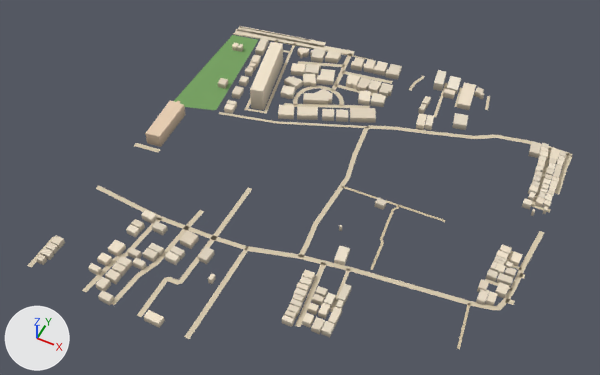
One commit to the glTF model public/assets/bengaluru-region-v1/tiles/t31_-6-l0.glb: the scene before it, then after it.
One viewpoint serves both versions: a camera (50 mm lens) standing at (16020.0, -3359.0, 751.0) and looking at (15723.0, -2767.0, 10.0). Arrows for +X, +Y and +Z are at lower left; the lights stay in place. The first picture is the older version.

The first picture shows 'building', 'ground'.
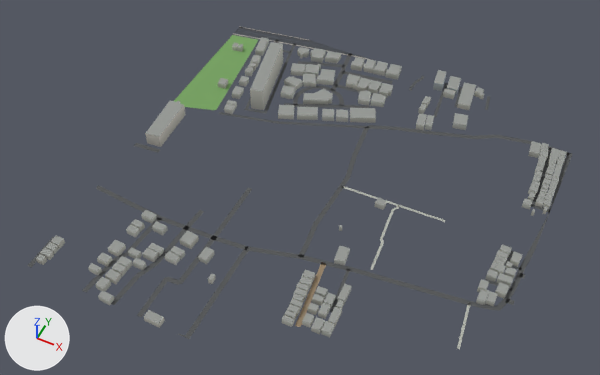
The change, as JSON lines over the scene's bpy script:
```json
{"block": "me_building", "where": "# used by ob_building; location = (15500.0, -3000.0, 0.0)"}
{"op": "remove", "block": "me_building", "code": "me_building.from_pydata(...)  # 1428 vertices, 1841 faces; spans x 6.0..498.0, y -2.0..512.0, z 0.0..33.0"}
{"op": "add", "block": "me_building", "code": "me_building.from_pydata(...)  # 1428 vertices, 2254 faces; spans x 6.0..498.0, y -2.0..512.0, z 0.0..33.0"}
{"block": "me_building", "change": "me_building part 1: 1841 kept faces spanning x 6.0..498.0, y -2.0..512.0, z 0.0..33.0 get new vertex colours"}
{"block": "me_ground", "where": "# used by ob_ground; location = (15500.0, -3000.0, 0.0)"}
{"op": "remove", "block": "me_ground", "code": "me_ground.from_pydata(...)  # 503 vertices, 435 faces; spans x -1.0..503.0, y 0.0..506.0, z 1.0"}
{"op": "add", "block": "me_ground", "code": "me_ground.from_pydata(...)  # 519 vertices, 453 faces; spans x 0.0..500.0, y 0.0..500.0, z 1.0"}
{"block": "me_ground", "change": "me_ground part 2: the loose piece of 10 vertices spanning x -1.0..131.0, y 473.0..506.0, z 1.0 is rebuilt with 12 vertices and now spans x 0.0..151.0, y 475.0..500.0, z 1.0"}
{"block": "me_ground", "change": "me_ground part 3"}
{"block": "me_ground", "change": "43 vertices are removed from x -1.0..503.0, y 0.0..506.0, z 1.0"}
{"block": "me_ground", "change": "73 faces are deleted"}
{"block": "me_ground", "change": "12 vertices move from x 35.0..503.0, y 58.0..501.0, z 1.0 to x 20.0..500.0, y 58.0..500.0, z 1.0"}
{"block": "me_ground", "change": "53 vertices are added at x 0.0..500.0, y 0.0..500.0, z 1.0"}
{"block": "me_ground", "change": "85 new faces join them"}
{"block": "me_ground", "change": "me_ground part 4"}
{"block": "me_ground", "change": "2 vertices are removed from x 315.0..319.0, y 464.0..465.0, z 1.0"}
{"block": "me_ground", "change": "6 faces are deleted"}
{"block": "me_ground", "change": "2 vertices move from x 335.0..339.0, y 480.0..481.0, z 1.0 to x 334.0..337.0, y 489.0..490.0, z 1.0"}
{"block": "me_ground", "change": "6 vertices are added at (371.0, 497.0, 1.0), (375.0, 498.0, 1.0), (313.0, 487.0, 1.0), (317.0, 487.0, 1.0), (316.0, 458.0, 1.0), (320.0, 458.0, 1.0)"}
{"block": "me_ground", "change": "10 new faces join them"}
{"block": "me_ground", "change": "me_ground part 5: 312 kept faces spanning x 0.0..500.0, y 13.0..500.0, z 1.0 get new vertex colours; the middle colour goes from beige #d7c9ae to dark grey #535556"}
```

Boxes (x1, y1, x2, y2) around the edits, measured in the pictures (600 x 375 px; the box of a moved part takes in the faces that stretch with it):
```json
{"object": "ground", "change": "reshaped", "before": [27, 26, 572, 349], "after": [27, 27, 572, 349]}
{"part": 1, "of": "me_building", "change": "recoloured", "before": [36, 37, 566, 337], "after": [36, 37, 566, 337]}
{"part": 2, "of": "me_ground", "change": "rebuilt", "before": [237, 26, 326, 48], "after": [237, 27, 336, 49], "on screen": "11% wider"}
{"part": 3, "of": "me_ground", "change": "moved or reshaped", "before": [27, 27, 572, 339], "after": [27, 27, 572, 339]}
{"part": 4, "of": "me_ground", "change": "reshaped", "before": [433, 83, 490, 117], "after": [433, 83, 490, 117]}
{"part": 5, "of": "me_ground", "change": "recoloured", "before": [96, 27, 567, 349], "after": [96, 27, 567, 349]}
```
